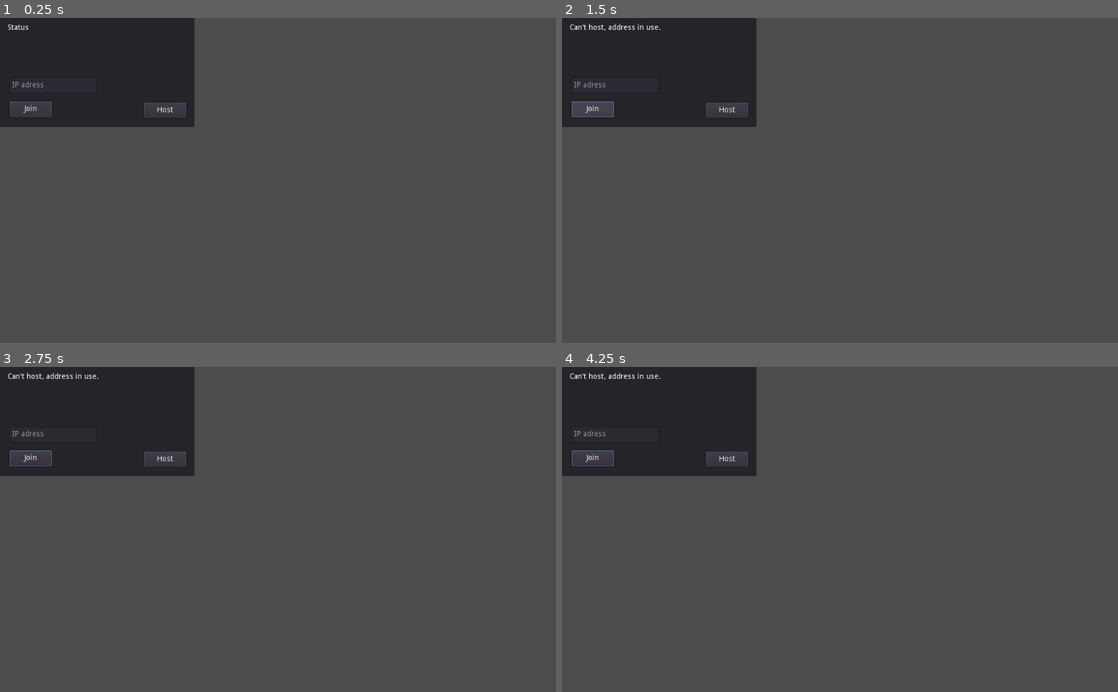
Above: before the commit, frames 1-4 (two rows, left to right).
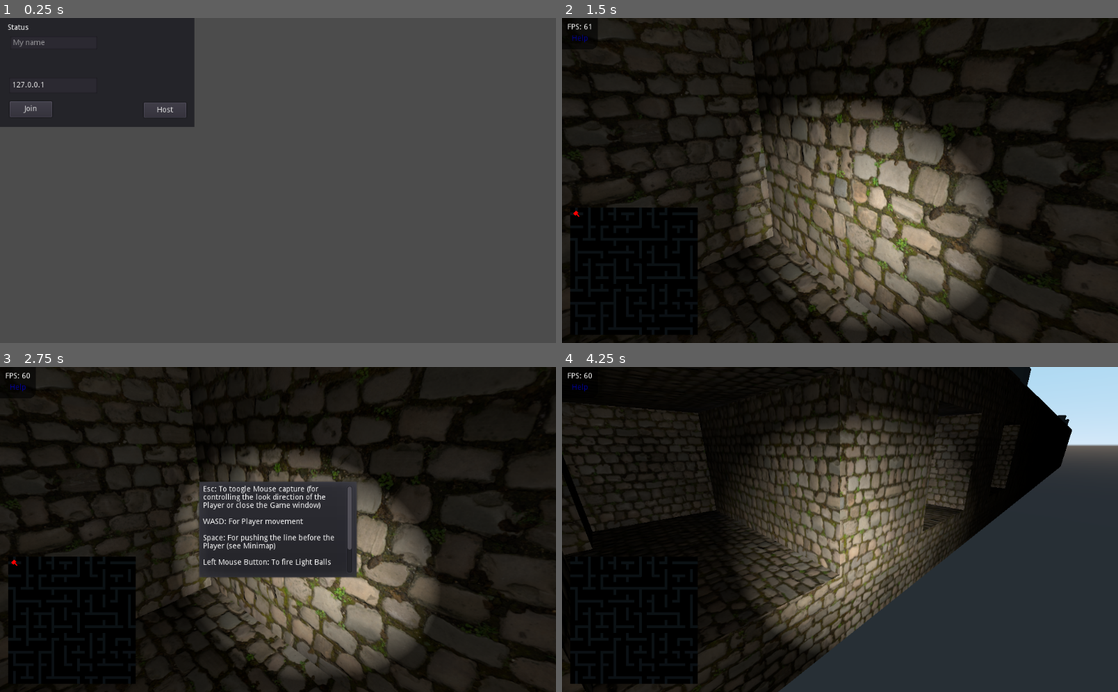
Above: after the commit, the same moments.

Repository: JanOuborny/Labyrinth
Game: Godot game, scene res://Lobby.tscn
Two runs of this game, one before a commit and one after it. Both use one fixed random seed, a clock stepped at 60 frames per second and the inputs below.
Inputs (mouse positions are in pixels of both pictures, inside the frame that each line leads up to):
- Up to frame 1 (0.25 s): no input
- Up to frame 2 (1.5 s): click "Host" at 0.5 s; click "Join" at 1.25 s
- Up to frame 3 (2.75 s): click (16, 386) at 2 s, where only the run after the commit has a clickable "Help"
- Up to frame 4 (4.25 s): move the mouse to (962, 513) at 2.77 s; hold D (movement_right) 2.78-3.53 s; click (962, 513) at 2.85 s; move the mouse to (728, 545) at 3.52 s; hold S (movement_backward) from 3.53 s (still down); click (728, 545) at 3.6 s

The runs differ from the first frame. In frame 1, 0.1% of the frame differs, in the area x 2-8%, y 6-22%; in frame 2, 89%; in frame 3, 89%; in frame 4, 92%, in the area x 0-100%, y 0-100%.

Commit message:
Add networking for player movement

Diff:
--- a/Assets/Objects/Player/Player.gd
+++ b/Assets/Objects/Player/Player.gd
@@ -1,4 +1,6 @@
 extends KinematicBody
+
+signal player_moved
 
 """
 The Player movement.
@@ -101,8 +103,14 @@
 	hvel = hvel.linear_interpolate(target, accel * delta)
 	vel.x = hvel.x
 	vel.z = hvel.z
+
+	var before_movement_translation = translation
+
 	vel = move_and_slide(vel, Vector3(0, 1, 0), 0.05, 4, deg2rad(MAX_SLOPE_ANGLE))
 	translation.y = 0.0
+
+	if before_movement_translation != translation:
+		emit_signal("player_moved", translation)
 
 func _input(event):
 	if event is InputEventMouseMotion and Input.get_mouse_mode() == Input.MOUSE_MODE_CAPTURED:
--- a/Assets/Objects/Player/Player.tscn
+++ b/Assets/Objects/Player/Player.tscn
@@ -35,6 +35,7 @@
 light_energy = 0.05
 
 [node name="Marker" type="Spatial" parent="."]
+editor/display_folded = true
 
 [node name="CSGBox" parent="Marker" instance=ExtResource( 2 )]
 transform = Transform( 1, 0, 0, 0, 1, 0, 0, 0, 1, 0, 1.08655, 0.102608 )
--- /dev/null
+++ b/Assets/Objects/PlayerCharacter/PlayerCharacter.gd
@@ -0,0 +1,10 @@
+extends Spatial
+
+
+# Called when the node enters the scene tree for the first time.
+func _ready():
+	pass # Replace with function body.
+
+# Called every frame. 'delta' is the elapsed time since the previous frame.
+#func _process(delta):
+#	pass
--- /dev/null
+++ b/Assets/Objects/PlayerCharacter/PlayerCharacter.tscn
@@ -0,0 +1,14 @@
+[gd_scene load_steps=2 format=2]
+
+[ext_resource path="res://Assets/Objects/PlayerCharacter/PlayerCharacter.gd" type="Script" id=1]
+
+[node name="PlayerCharacter" type="Spatial"]
+script = ExtResource( 1 )
+
+[node name="Character" type="CSGSphere" parent="."]
+transform = Transform( 1, 0, 0, 0, 1, 0, 0, 0, 1, 0, 0.211547, 0 )
+radius = 0.1
+
+[node name="MinimapMarker" type="CSGSphere" parent="."]
+transform = Transform( 1, 0, 0, 0, 1, 0, 0, 0, 1, 0, 1.90418, 0 )
+radius = 0.1
--- a/Lobby.gd
+++ b/Lobby.gd
@@ -2,6 +2,7 @@
 
 const DEFAULT_PORT = 8910 # Random port number
 const MAX_PLAYER_COUNT = 10
+
 
 func _on_Host_pressed():
 	var success = create_host()
@@ -17,6 +18,7 @@
 	var host = NetworkedMultiplayerENet.new()
 	host.set_compression_mode(NetworkedMultiplayerENet.COMPRESS_RANGE_CODER) # Is this needed?
 	var err = host.create_server(DEFAULT_PORT, MAX_PLAYER_COUNT - 1)
+	get_tree().set_network_peer(host)
 	if err != OK:
 		# Is another server running?
 		_set_Status("Can't host, address in use.")
@@ -24,9 +26,9 @@
 	return true
 
 func _on_Join_pressed():
-	var ip = get_node("panel/address").get_text()
+	var ip = get_node("Panel/Address").get_text()
 	if not ip.is_valid_ip_address():
-		#_set_status("IP address is invalid", false)
+		_set_Status("IP address is invalid")
 		return
 
 	var host = NetworkedMultiplayerENet.new()
--- a/Lobby.tscn
+++ b/Lobby.tscn
@@ -30,6 +30,7 @@
 margin_top = 110.0
 margin_right = 179.0
 margin_bottom = 139.0
+text = "127.0.0.1"
 placeholder_text = "IP adress"
 
 [node name="Status" type="Label" parent="Panel"]
@@ -38,4 +39,12 @@
 margin_right = 157.488
 margin_bottom = 34.1671
 text = "Status"
+
+[node name="Name" type="LineEdit" parent="Panel"]
+margin_left = 19.0
+margin_top = 34.0
+margin_right = 179.0
+margin_bottom = 58.0
+placeholder_text = "My name"
 [connection signal="pressed" from="Panel/Host" to="." method="_on_Host_pressed"]
+[connection signal="pressed" from="Panel/Join" to="." method="_on_Join_pressed"]
--- a/Main.gd
+++ b/Main.gd
@@ -16,6 +16,10 @@
 
 	$Minimap/Viewport.world = world
 	$"Player view/Viewport".world = $World
+
+	# Connect networking signals
+	get_tree().connect("network_peer_connected", self, "_on_player_connected")
+	get_tree().connect("network_peer_disconnected", self, "_on_player_disconnected")
 
 func _process(delta: float) -> void:
 	fps.text = "FPS: " + str(Engine.get_frames_per_second())
@@ -38,3 +42,27 @@
 
 func _on_Help_pressed() -> void:
 	$PopupDialog.popup()
+
+
+func _on_player_connected(id):
+	# Called on both clients and server when a peer connects. Send my info to it.
+	rpc_id(id, "register_player")
+
+func _on_player_disconnected(id):
+	get_node("Players").get_node(id).free()
+
+func _on_Player_moved(new_position) -> void:
+	rpc_unreliable("update_player_movement", new_position)
+
+remote func register_player():
+	# Get the id of the RPC sender.
+	var id = get_tree().get_rpc_sender_id()
+
+	var player = preload("res://Assets/Objects/PlayerCharacter/PlayerCharacter.tscn").instance()
+	player.set_name(str(id))
+	get_node("Players").add_child(player)
+
+
+remote func update_player_movement(new_position) -> void:
+	var sender_id = get_tree().get_rpc_sender_id()
+	get_node("Players").get_node(str(sender_id)).translation = new_position
--- a/Main.tscn
+++ b/Main.tscn
@@ -30,6 +30,7 @@
 transform = Transform( -0.707107, 0, -0.707107, 0, 1, 0, 0.707107, 0, -0.707107, 0.5, 0, 0.5 )
 
 [node name="Minimap" type="ViewportContainer" parent="."]
+editor/display_folded = true
 anchor_top = 1.0
 anchor_bottom = 1.0
 margin_left = 15.0
@@ -91,7 +92,6 @@
 Bottom left: Minimap of the game (Player is shown in red)"
 
 [node name="Panel" type="Panel" parent="."]
-editor/display_folded = true
 margin_right = 66.0
 margin_bottom = 58.0
 custom_styles/panel = SubResource( 1 )
@@ -126,4 +126,5 @@
 flat = true
 
 [node name="Players" type="Node" parent="."]
+[connection signal="player_moved" from="Player view/Viewport/Player" to="." method="_on_Player_moved"]
 [connection signal="pressed" from="Panel/MarginContainer/VBoxContainer/Help" to="." method="_on_Help_pressed"]
